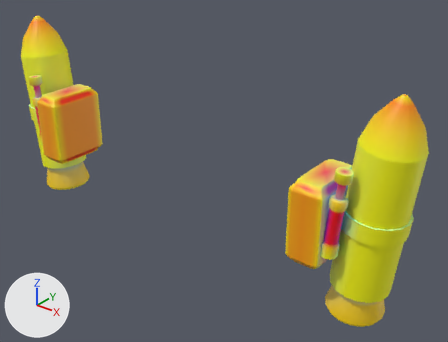
Before and after pictures for a commit that changed the glTF model models/parts/llm_gen_leg_thrusters_009_f00f57.glb.
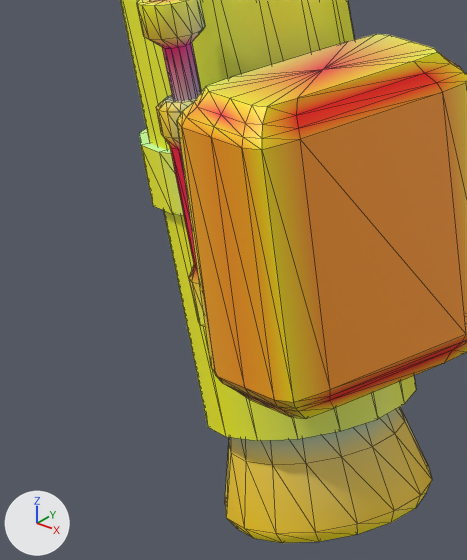
The first picture shows the older version from a 50 mm lens placed at (65.4, -67.8, 43.3), pointed at (6.7, 5.6, -2.2). The close-ups show the older and then the newer version on the part from 0% to 22% of the width and 23% to 57% of the height of that picture. Only the edits that show in the close-ups are written down. The axes (+X, +Y, +Z) are drawn at lower left. The lights are the same throughout. The close-ups show mesh edges as thin lines. Vertices at exactly the same position are counted once.

The first close-up shows 'adapter_calf_clamp_l', 'calf_fuel_tank_0_crimson_gloss_l', 'calf_main_bell_3_vernier_bell_vernier_l', 'hyd_4_barrel_dark_l', 'hyd_4_piston_gold_l', 'tank_clamp_gold_2_amber_optic_l'.
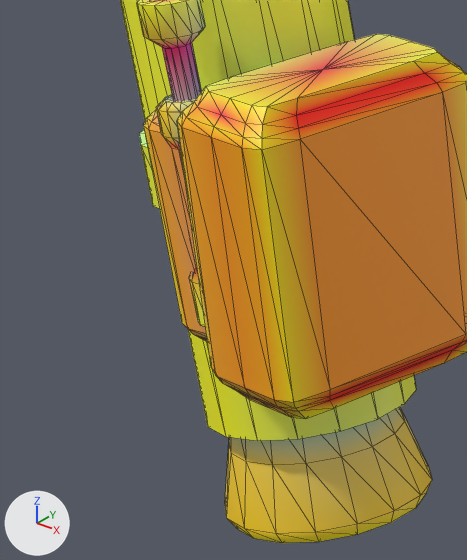
Diff of the bpy script that builds the scene:
```diff
--- a/models/parts/llm_gen_leg_thrusters_009_f00f57.glb.py
+++ b/models/parts/llm_gen_leg_thrusters_009_f00f57.glb.py
@@ me_adapter_calf_clamp_l @@
 # used by ob_adapter_calf_clamp_l; location = (0.0, 0.0, 0.0)
-me_adapter_calf_clamp_l.from_pydata(...)  # 114 vertices, 224 faces; spans x -30.8..-25.2, y -4.0..7.0, z -7.54..5.54
-me_adapter_calf_clamp_l.materials.append(mat_defaultmaterial_001)
+me_adapter_calf_clamp_l.from_pydata(...)  # 228 vertices, 448 faces; spans x -34.56..-25.2, y -4.0..7.0, z -7.54..5.54
+# me_adapter_calf_clamp_l part 1: a new loose piece of 114 vertices spanning x -34.56..-28.24, y -3.0..6.2, z -6.4..4.4, in mat_defaultmaterial_002
+me_adapter_calf_clamp_l.materials.append(mat_defaultmaterial_002)
```

What differs and where, as boxes [x1, y1, x2, y2] in the close-ups (467 x 560 px):
'adapter_calf_clamp_l', reshaped: before [177, 34, 467, 419]; after [143, 34, 467, 419]
part 1 of me_adapter_calf_clamp_l, added (orange): after [143, 89, 207, 341]
'tank_clamp_gold_2_amber_optic_l', unchanged, covered by the edit: before [139, 129, 184, 215]; after [139, 130, 159, 208]
